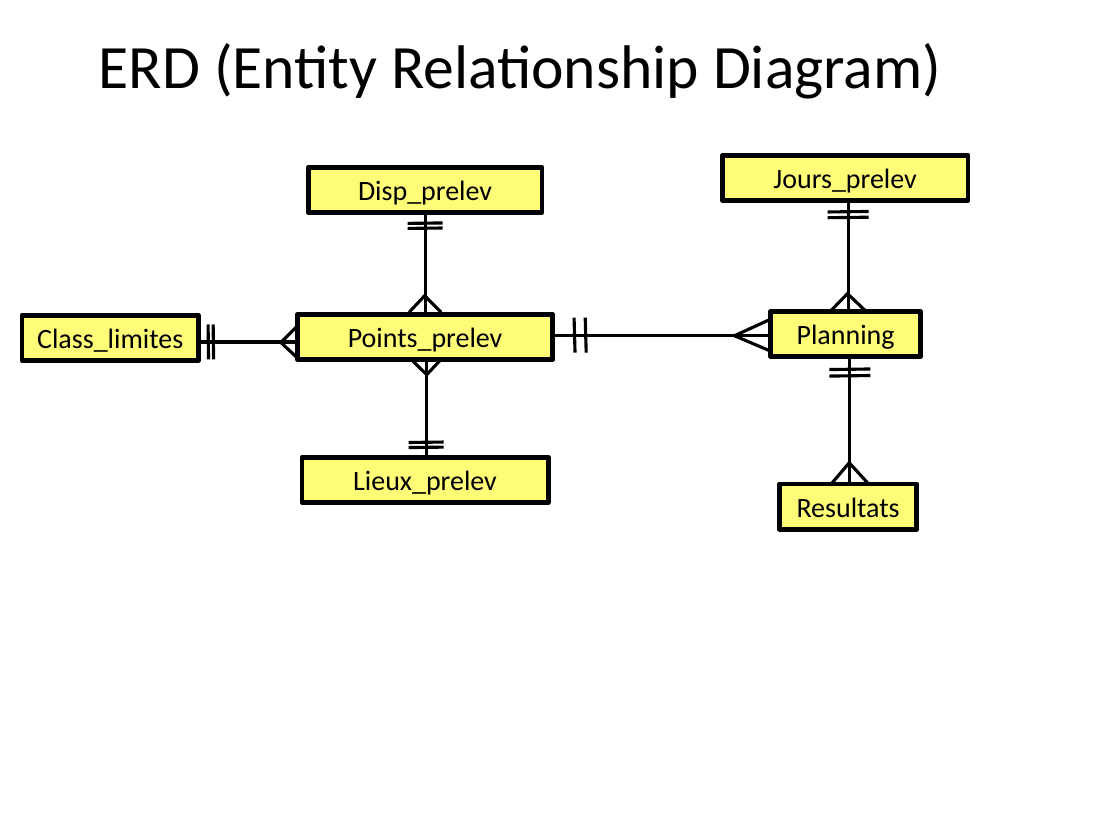
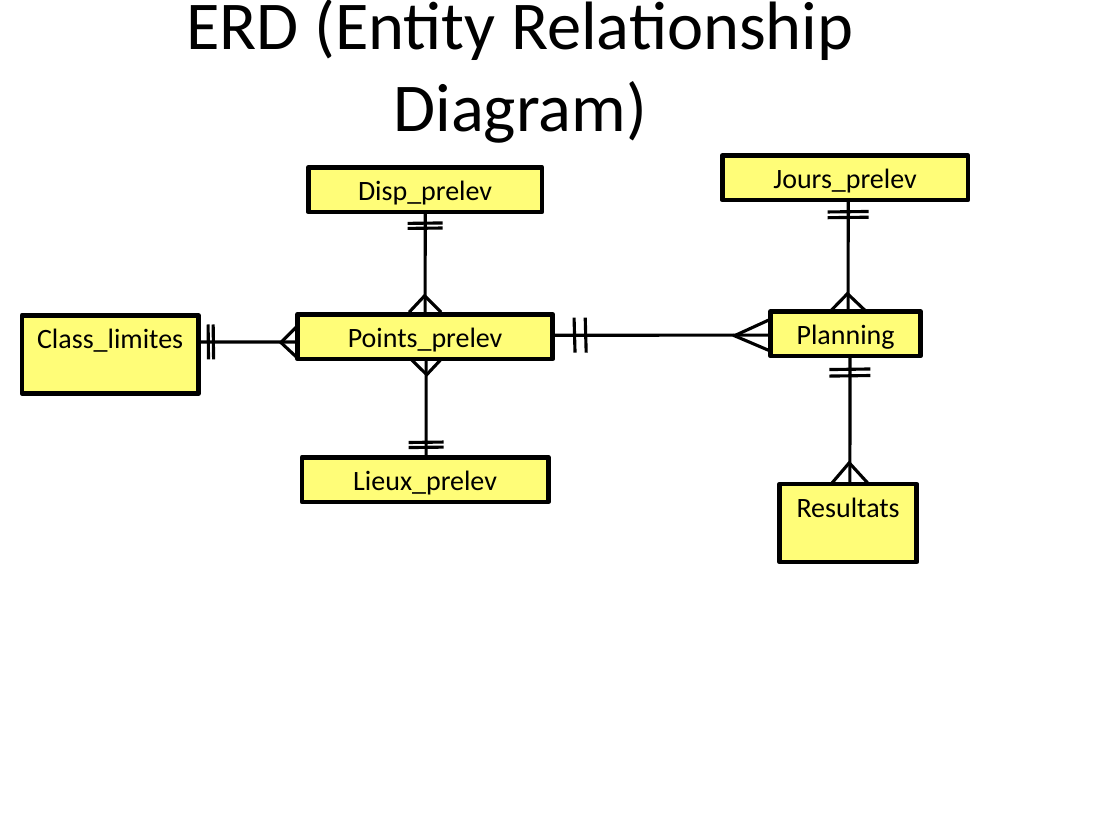
Before and after one commit to liavtavo/controle_microbio, a slide deck: slide 13 of php.pptx. Drawn at 1120x840 pixels with LibreOffice and Linux fonts; fonts in the diff are those of the drawing. Boxes give left, top, right and bottom in pixels: in the first picture for what was removed or moved away, otherwise in the second. Text is boxed around its words. In the diff, an @@ line names an element or a change of style, - is before the commit and + after.

```diff
--- a/php.pptx
+++ b/php.pptx
@@ text "ERD (Entity Relationship Diagram)" at box(186, 0, 853, 143): size 39.6 to 44 pt @@
@@ rectangle "Class_limites": place and size @@
-rectangle "Class_limites" at box(22, 316, 199, 361)
+rectangle "Class_limites" at box(22, 316, 199, 394)
@@ rectangle "Resultats": place and size @@
-rectangle "Resultats" at box(780, 484, 917, 529)
+rectangle "Resultats" at box(780, 484, 916, 562)
```
Also in this commit, not shown: 13 other slides changed, 1 other file.
